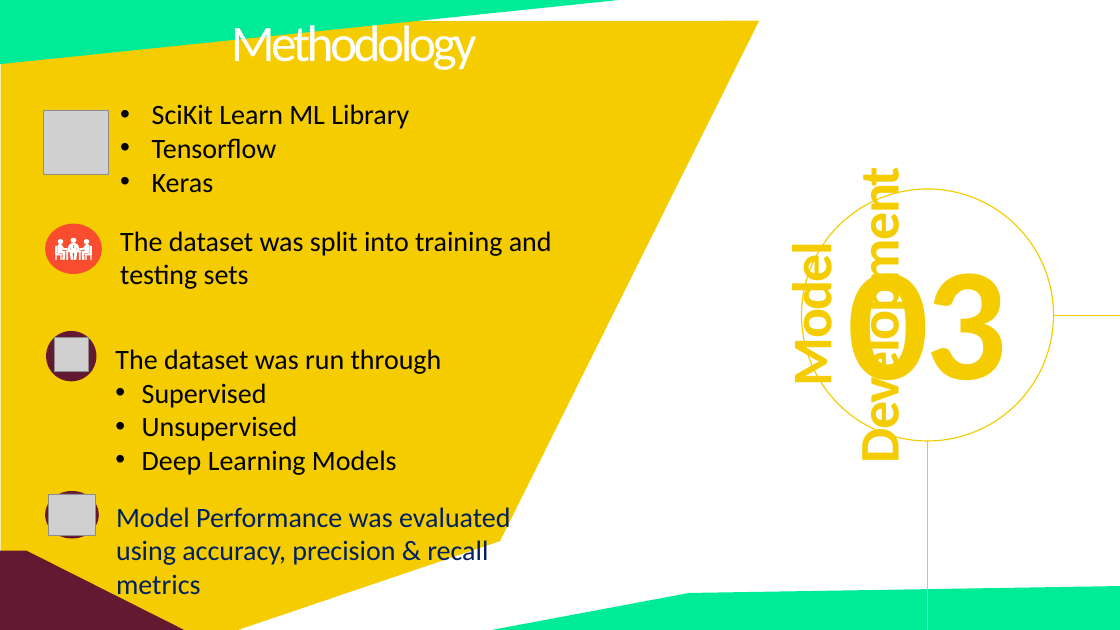
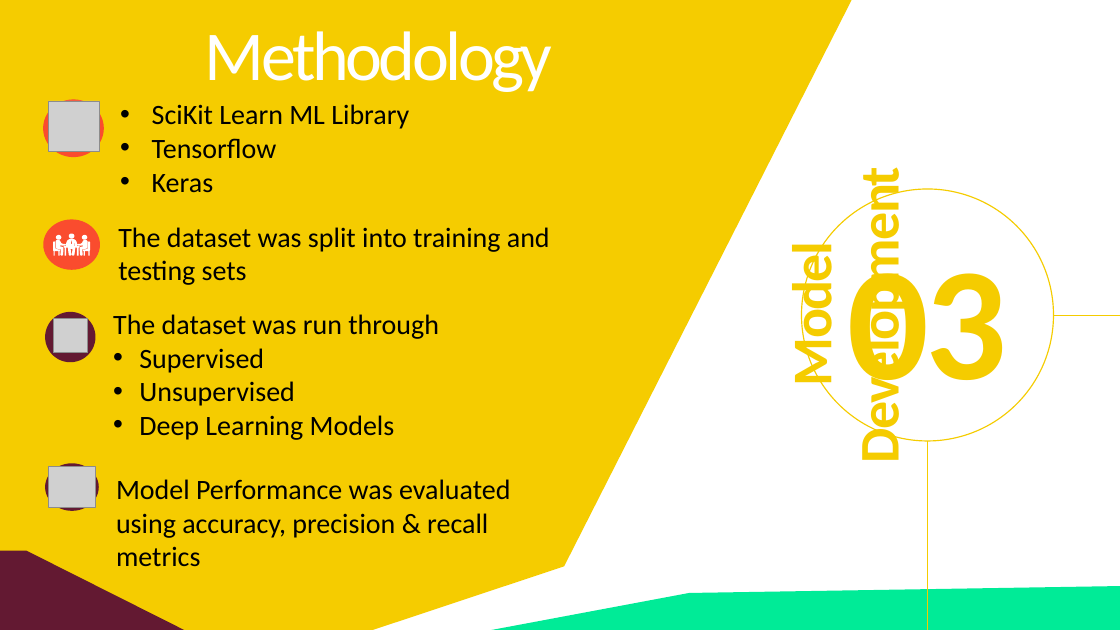
Before and after one commit to fbrowther/Detecting-Fraudulent-Credit-Card-Transactions-Using-Machine-Learning, a slide deck: slide 6 of P4_G4_Presentation - CreditCardTransactions.pptx. Drawn at 1120x630 pixels with LibreOffice and Linux fonts; fonts in the diff are those of the drawing; grey boxes stand for pictures. Boxes give left, top, right and bottom in pixels: in the first picture for what was removed or moved away, otherwise in the second. Text is boxed around its words. In the diff, an @@ line names an element or a change of style, - is before the commit and + after.

```diff
--- a/P4_G4_Presentation - CreditCardTransactions.pptx
+++ b/P4_G4_Presentation - CreditCardTransactions.pptx
@@ freeform shape: place and size @@
-freeform shape at [1, 21, 760, 630]
+freeform shape at [0, 0, 857, 630]
@@ right triangle removed at [0, 0, 619, 64] @@
@@ text "Methodology": place and size @@
-text "Methodology" at [231, 18, 477, 70]
+text "Methodology" at [205, 31, 553, 92]
@@ text "Methodology" at [205, 31, 553, 92]: size 44 to 60 pt @@
@@ ellipse added at [43, 99, 103, 157], fill #FA4C2E @@
@@ picture: place and size @@
-picture at [44, 110, 108, 175]
+picture at [49, 101, 99, 151]
@@ 8 freeform shapes, 1 text, 1 ellipse: place and size @@
-8 freeform shapes, 1 text, 1 ellipse at [45, 223, 552, 289]
+8 freeform shapes, 1 text, 1 ellipse at [43, 219, 550, 285]
@@ ellipse: place and size @@
-ellipse at [46, 331, 97, 381]
+ellipse at [45, 312, 96, 362]
@@ picture: place and size @@
-picture at [54, 338, 88, 372]
+picture at [53, 318, 87, 353]
@@ text "The dataset was run through": place and size @@
-text "The dataset was run through" at [115, 349, 442, 475]
+text "The dataset was run through" at [113, 314, 439, 440]
@@ ellipse: place and size @@
-ellipse at [45, 492, 99, 539]
+ellipse at [45, 464, 99, 512]
@@ picture: place and size @@
-picture at [49, 494, 95, 535]
+picture at [49, 466, 95, 507]
@@ text "Model Performance was evaluated using ...": place and size @@
-text "Model Performance was evaluated using ..." at [116, 507, 510, 601]
+text "Model Performance was evaluated using ..." at [116, 479, 510, 567]
@@ text "Model Performance was evaluated using ..." at [116, 479, 510, 567]: text colour #002060 to #000000 @@
```
Also in this commit, not shown: 22 other slides changed, 1 other file.
